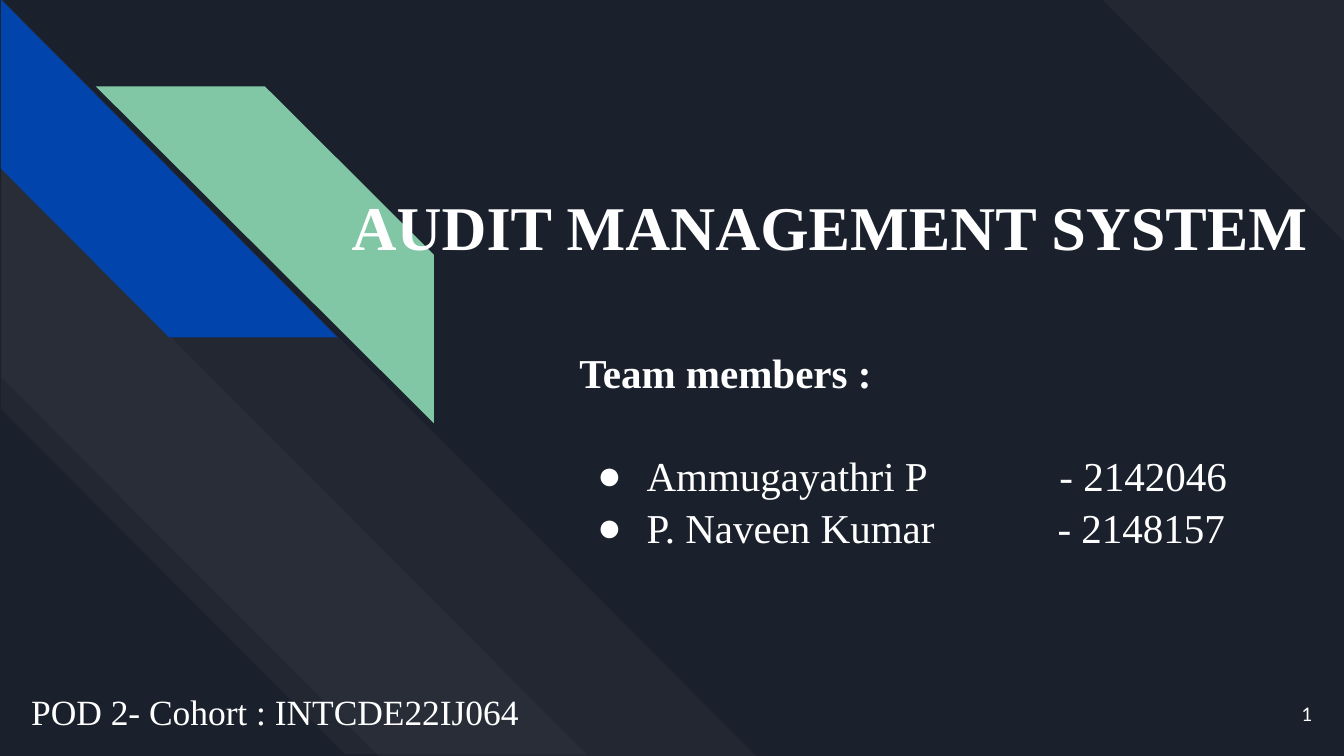
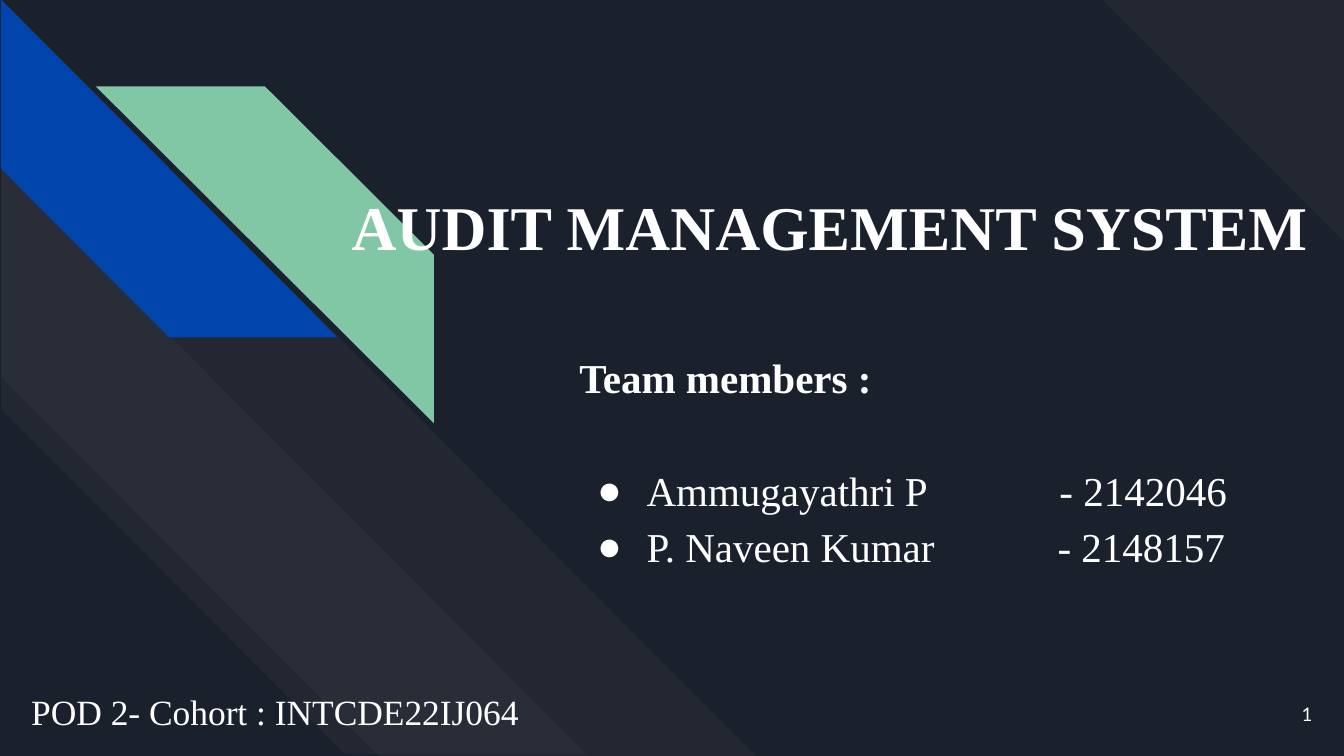
Before and after one commit to Ammugayathri/MFPE-POD2-Audit-Management, a slide deck: slide 1 of POD 2 - Audit management final ppt.pptx. Drawn at 1344x756 pixels with LibreOffice and Linux fonts; fonts in the diff are those of the drawing. Boxes give left, top, right and bottom in pixels: in the first picture for what was removed or moved away, otherwise in the second. Text is boxed around its words. In the diff, an @@ line names an element or a change of style, - is before the commit and + after.

```diff
--- a/POD 2 - Audit management final ppt.pptx
+++ b/POD 2 - Audit management final ppt.pptx
@@ subtitle "Team members :" at box(579, 364, 1225, 563): line spacing 1.05 to 1.15 @@
```
Also in this commit, not shown: 5 other slides changed.
